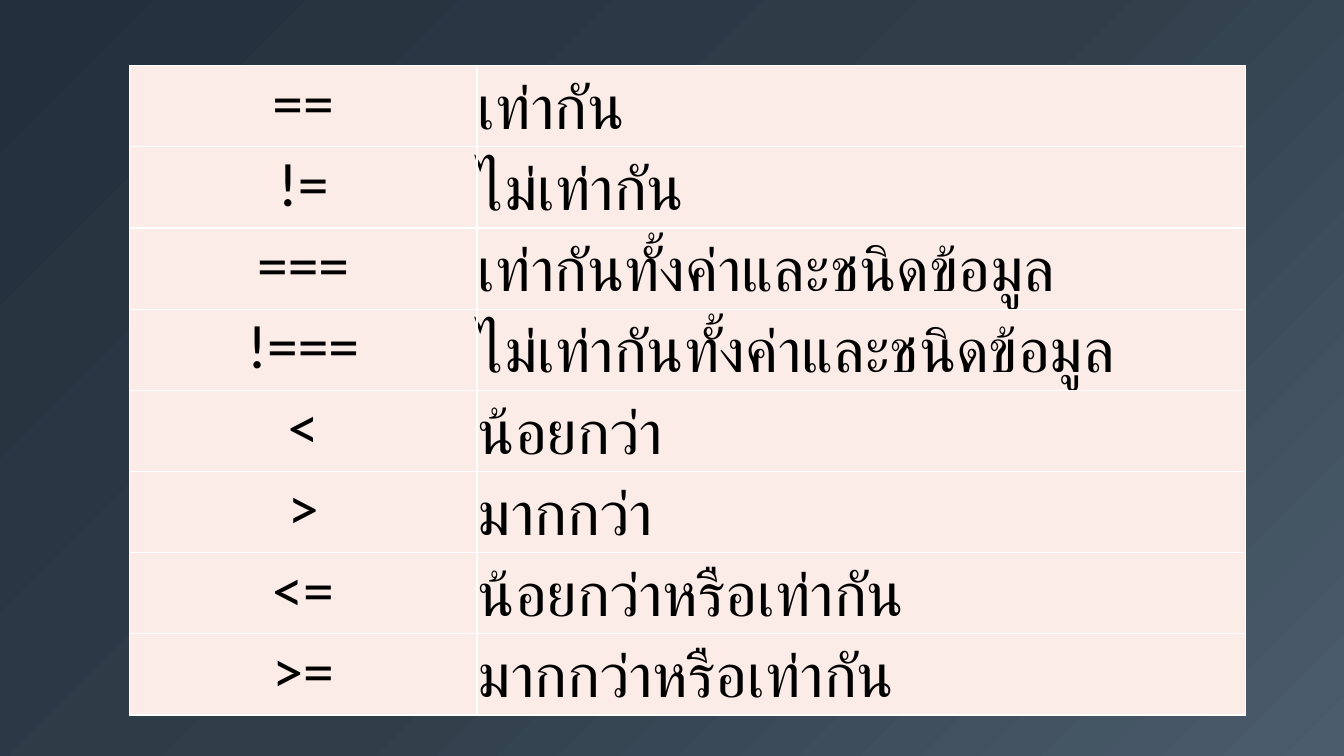
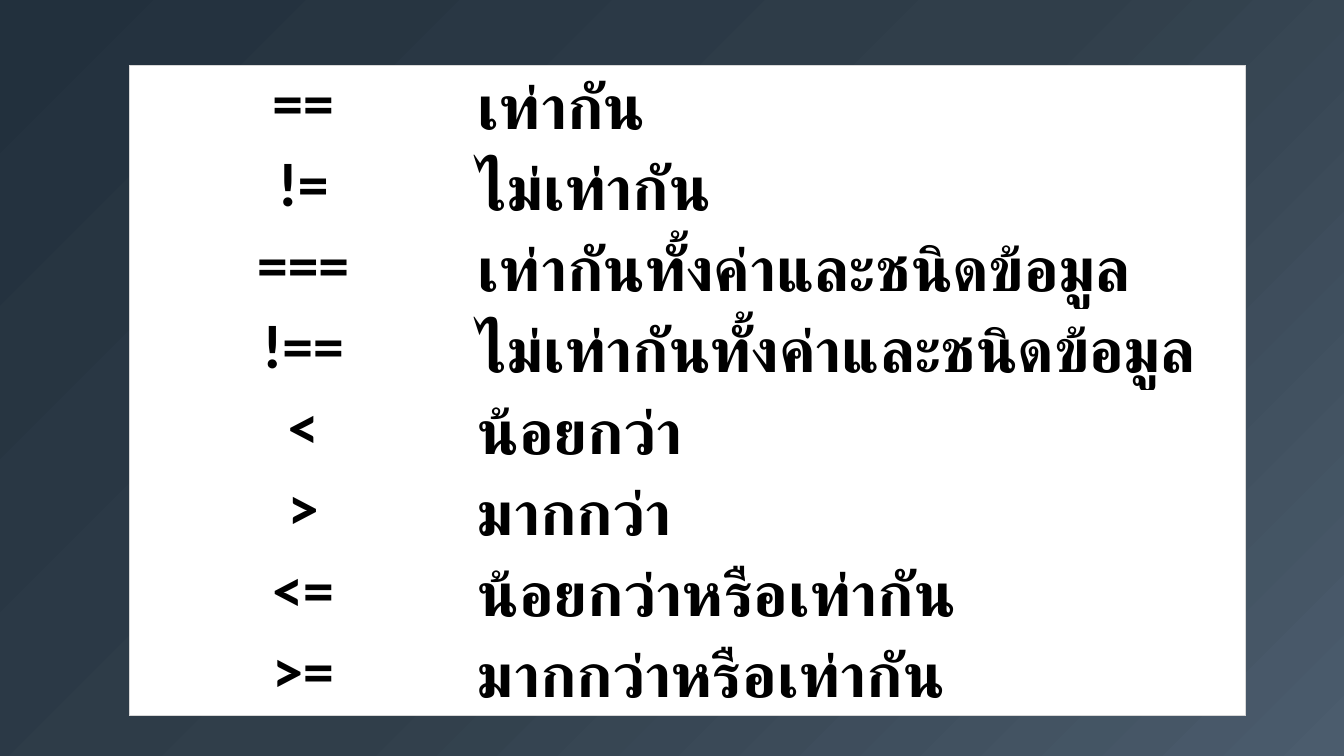
Before and after one commit to iamcmnut/moonlight-academy, a slide deck: slide 28 of course/Programming.for.Noobs/episode_5.0/ep5_presentation.pptx. Drawn at 1344x756 pixels with LibreOffice and Linux fonts; fonts in the diff are those of the drawing. Boxes give left, top, right and bottom in pixels: in the first picture for what was removed or moved away, otherwise in the second. Text is boxed around its words. In the diff, an @@ line names an element or a change of style, - is before the commit and + after.

Commit message:
mod ep5

```diff
--- a/course/Programming.for.Noobs/episode_5.0/ep5_presentation.pptx
+++ b/course/Programming.for.Noobs/episode_5.0/ep5_presentation.pptx
@@ table at [129,66,1245,704] @@
-row 4, column 1: !===
+row 4, column 1: !==
@@ fill #FCECE8 to #FFFFFF in 16 cells @@
@@ bold on @@
@@ borders changed @@
```
Also in this commit, not shown: 3 other slides changed, 3 slides added.
